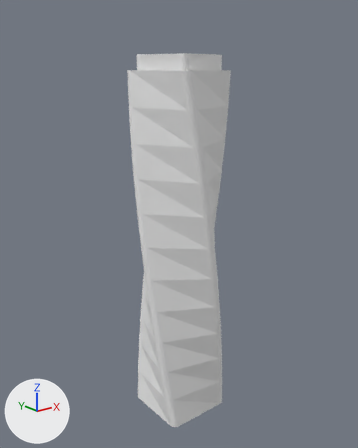
The Blender file cayan_tower.blend as it was, and as the next commit left it.
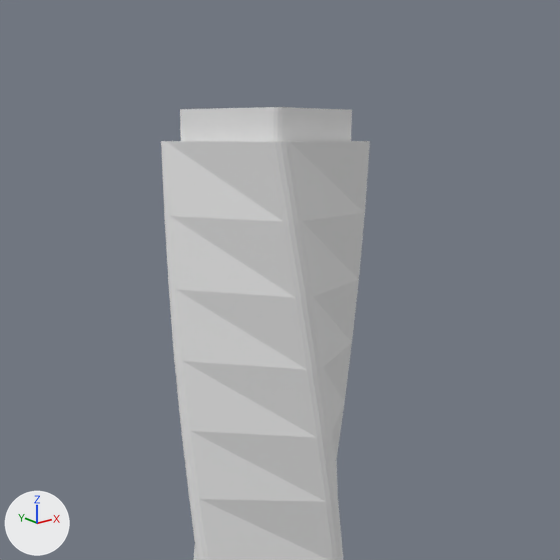
Each version appears first whole from a 50 mm lens placed at (-8.42, -10.5, 10.08), pointed at (0.04, 0.07, 5.85), and next in a close-up on the part from 13% to 91% of the width and 0% to 62% of the height. The axes (+X, +Y, +Z) are drawn at lower left. The lights are the same throughout.
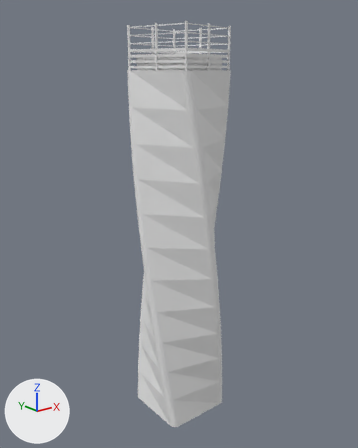
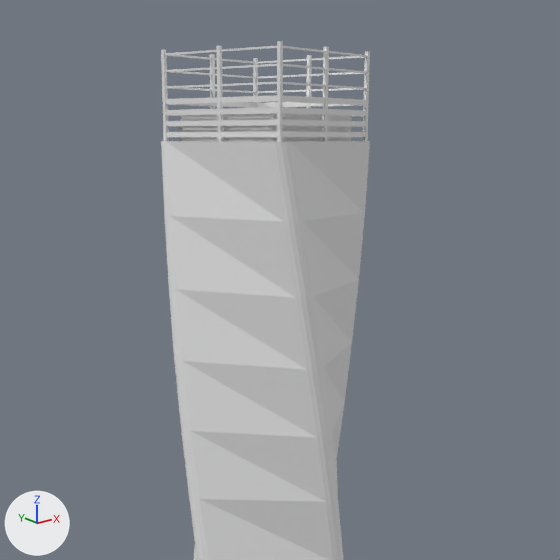
Commit message: cayan tower

Where the newer file only moved an object's origin or applied its transform, the numbers keep the older frame.

Edits to the scene script, one JSON object a line:
```json
{"op": "add", "block": "me_cube_008", "code": ["me_cube_008 = bpy.data.meshes.new('Cube.008')", "me_cube_008.from_pydata(...)  # 96 vertices, 72 faces; spans x -80.0..80.0, y -81.0..80.0, z -18.0..18.0"]}
{"op": "add", "block": "me_cube_002", "code": ["me_cube_002 = bpy.data.meshes.new('Cube.002')", "me_cube_002.from_pydata(...)  # a box spanning x -1.0..1.0, y -1.0..1.0, z -1.2..46.1; a box spanning x -39.8..-37.8, y -1.0..1.0, z -1.2..46.1; a box spanning x -78.6..-76.6, y -1.0..1.0, z -1.2..46.1; a box spanning x -1.0..1.0, y 38.0..40.0, z -1.2..46.1; a box spanning x -78.6..-76.6, y 38.0..40.0, z -1.2..46.1; a box spanning x -1.0..1.0, y 77.0..79.0, z -1.2..46.1; a box spanning x -39.8..-37.8, y 77.0..79.0, z -1.2..46.1; a box spanning x -78.6..-76.6, y 77.0..79.0, z -1.2..46.1"]}
{"op": "add", "block": "me_cube_003", "code": ["me_cube_003 = bpy.data.meshes.new('Cube.003')", "me_cube_003.from_pydata(...)  # 128 vertices, 96 faces; spans x -20.7..20.8, y -20.9..20.8, z -5.1..5.1"]}
{"op": "add", "block": "ob_cube_004", "code": ["ob_cube_004 = bpy.data.objects.new('Cube.004', me_cube_008)", "ob_cube_004.location = (0.0, 0.0, 10.87)", "ob_cube_004.rotation_euler = (0.0, 0.0, 0.225)  # degrees (0, 0, 13)", "ob_cube_004.scale = (0.0114, 0.0114, 0.0114)"]}
{"op": "add", "block": "ob_cube_001", "code": ["ob_cube_001 = bpy.data.objects.new('Cube.001', me_cube_002)", "ob_cube_001.location = (1.08, -0.69, 10.04)", "ob_cube_001.rotation_euler = (0.0, 0.0, 0.225)  # degrees (0, 0, 13)", "ob_cube_001.scale = (0.0233, 0.0233, 0.0233)"]}
{"op": "add", "block": "ob_cube_002", "code": ["ob_cube_002 = bpy.data.objects.new('Cube.002', me_cube_003)", "ob_cube_002.location = (0.0, 0.0, 10.31)", "ob_cube_002.rotation_euler = (0.0, 0.0, 0.228)  # degrees (0, 0, 13)", "ob_cube_002.scale = (0.0445, 0.0445, 0.0445)"]}
```

Pixel boxes (x1, y1, x2, y2) of what changed, in the close-ups (560 x 560 px):
```json
{"object": "Cube.002", "change": "added", "after": [166, 95, 366, 137]}
{"object": "Cube.001", "change": "added", "after": [161, 41, 370, 142]}
{"object": "Cube.004", "change": "added", "after": [165, 46, 367, 93]}
```
